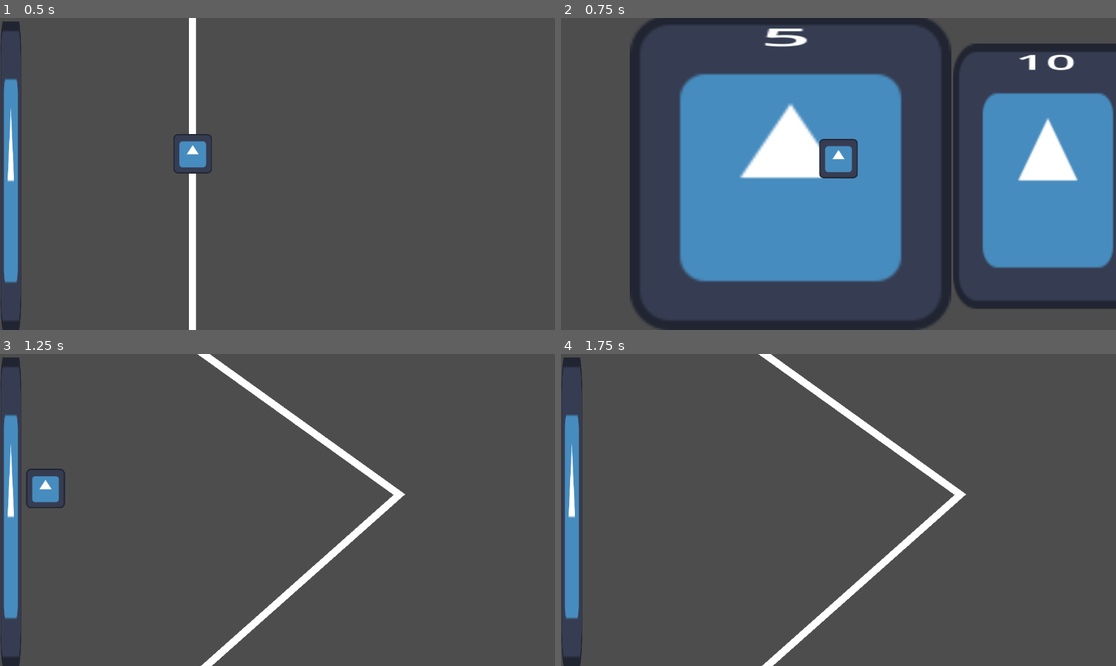
Above: before the commit, frames 1-4 (two rows, left to right).
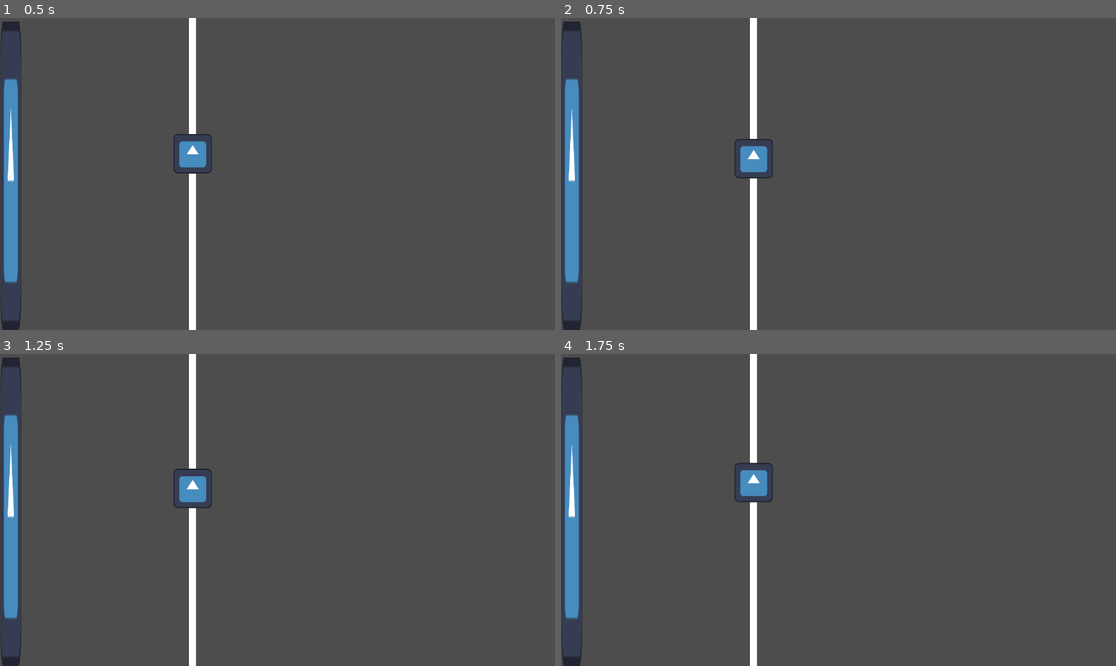
Above: after the commit, the same moments.

Repository: akartikus/chat-glisse
Game: Godot game, scene res://scenes/main.tscn
Two runs of this game, one before a commit and one after it. Both use one fixed random seed, a clock stepped at 60 frames per second and the inputs below. The project has no main scene, so this scene is started directly. The engine's default icon, where the game draws it, is replaced by a stand-in: a white triangle on a blue panel in a dark square.
Inputs (mouse positions are in pixels of both pictures, inside the frame that each line leads up to):
- Up to frame 1 (0.5 s): no input
- Up to frame 2 (0.75 s): tap Enter at 0.5 s; move the mouse to (960, 158) at 0.52 s; click (960, 158) at 0.67 s
- Up to frame 3 (1.25 s): no input
- Up to frame 4 (1.75 s): drag from (727, 525) to (810, 572) at 1.27 s

Frame 1 is identical in both runs. In frame 2, 52% of the frame differs, in the area x 0-100%, y 0-100%; in frame 3, 4.5%; in frame 4, 3.9%.

Commit message:
Add clamp #2

Diff:
--- a/scripts/cat.gd
+++ b/scripts/cat.gd
@@ -24,7 +24,10 @@
 
 	if drag_enabled:
 		position = get_global_mouse_position()
+		position.x = clamp(position.x, 0, initial_position.x)
+		position.y = clamp(position.y, 0, screen_size.y)
 
+	#position.y = clamp(position.y, 0, screen_size.y)
 
 
 func _input(event):
@@ -35,7 +38,7 @@
 				release_cat()
 
 func release_cat():
-	var impulse_lenght = initial_position- position
+	var impulse_lenght = initial_position - position
 	impulse_direction = impulse_lenght.normalized()
 	apply_central_impulse(impulse_lenght * 8 * impulse_lenght.normalized().length())
 
